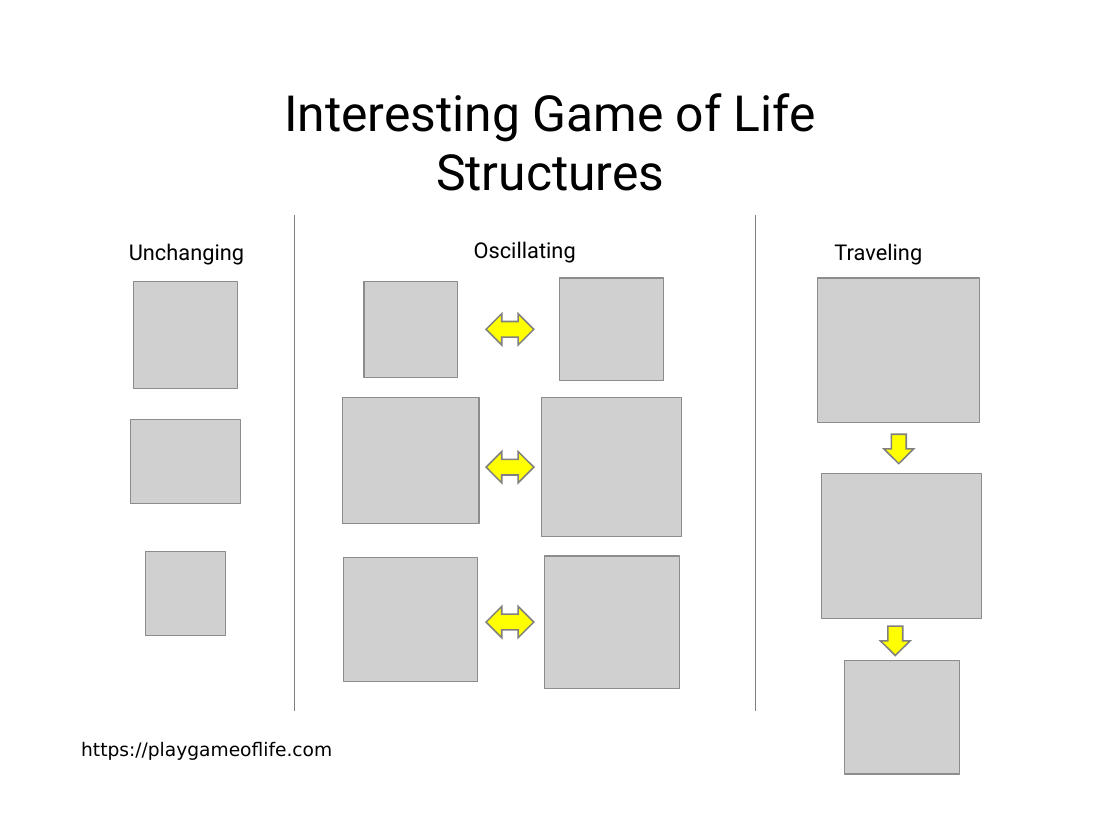
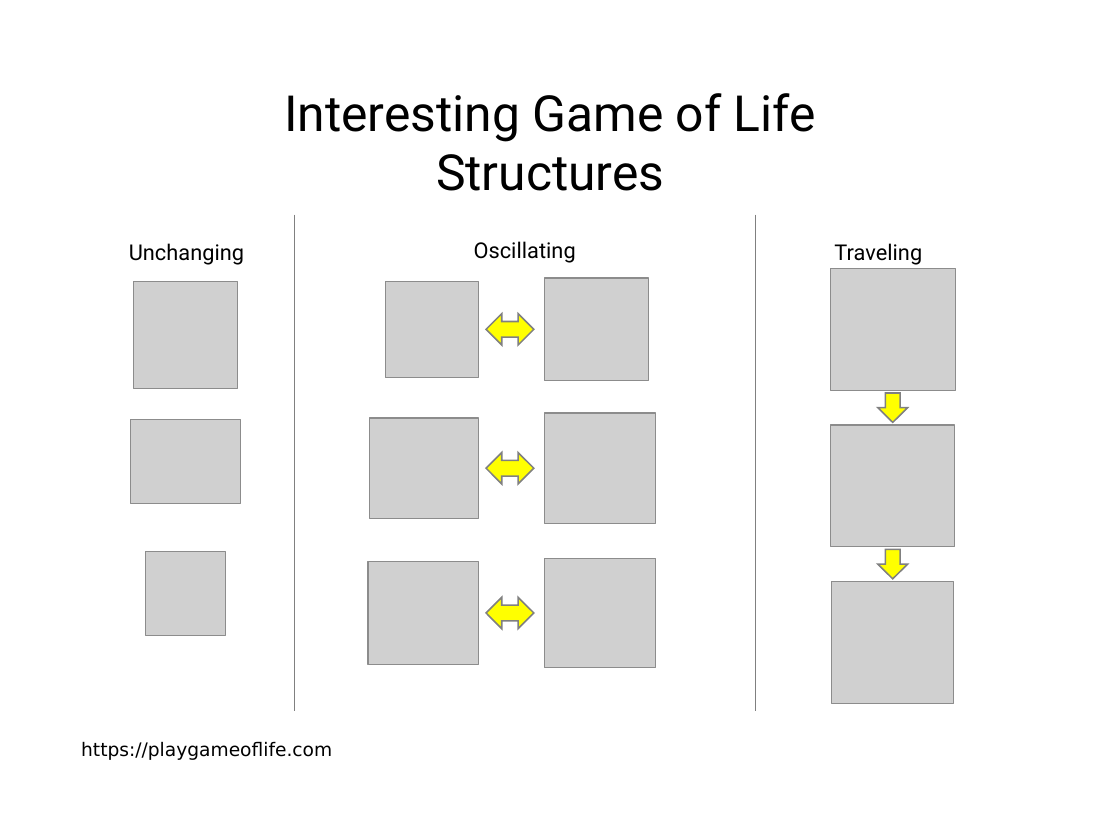
Before and after one commit to LearnWithLlew/Coderetreat.facilitation, a slide deck: slide 20 of Coderetreat - Printouts.pptx. Drawn at 1120x840 pixels with LibreOffice and Linux fonts; fonts in the diff are those of the drawing; grey boxes stand for pictures; background and template pictures are left out. Boxes give left, top, right and bottom in pixels: in the first picture for what was removed or moved away, otherwise in the second. Text is boxed around its words. In the diff, an @@ line names an element or a change of style, - is before the commit and + after.

```diff
--- a/Coderetreat - Printouts.pptx
+++ b/Coderetreat - Printouts.pptx
@@ picture: place and size @@
-picture at [818, 278, 979, 422]
+picture at [830, 269, 955, 391]
@@ picture: place and size @@
-picture at [364, 281, 457, 377]
+picture at [385, 281, 478, 377]
@@ picture: place and size @@
-picture at [560, 278, 664, 381]
+picture at [544, 278, 648, 381]
@@ picture: place and size @@
-picture at [343, 398, 479, 523]
+picture at [370, 418, 479, 519]
@@ picture: place and size @@
-picture at [542, 398, 682, 536]
+picture at [544, 413, 656, 524]
@@ right arrow: place and size @@
-right arrow at [883, 435, 913, 464]
+right arrow at [878, 394, 908, 423]
@@ picture added at [831, 426, 955, 548] @@
@@ picture removed at [822, 474, 982, 618] @@
@@ picture: place and size @@
-picture at [344, 558, 477, 682]
+picture at [368, 561, 479, 664]
@@ picture: place and size @@
-picture at [544, 556, 680, 688]
+picture at [544, 559, 656, 668]
@@ right arrow: place and size @@
-right arrow at [880, 627, 910, 656]
+right arrow at [878, 549, 908, 578]
@@ left right arrow: place and size @@
-left right arrow at [486, 606, 534, 637]
+left right arrow at [486, 597, 534, 628]
@@ picture added at [832, 581, 954, 703] @@
@@ picture removed at [844, 661, 960, 774] @@
```
Also in this commit, not shown: 11 other slides changed, 1 other file.
